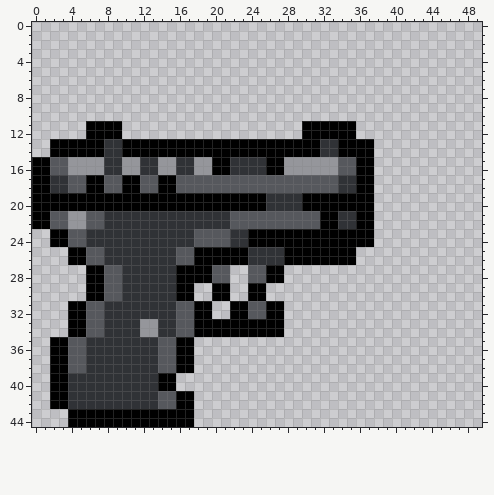
Two states of a pixel-art sprite, android/assets/armes/pistolet.png. The picture above is the old version.
The file is 50x45 pixels.
And afterwards:
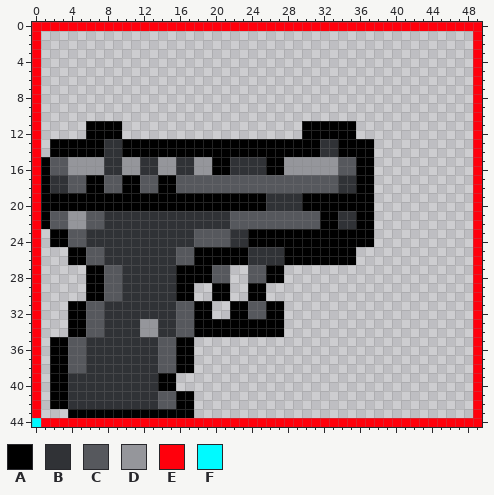
Palette (. is transparent): A #000000  B #303236  C #56585d  D #95969b  E #ff000c  F #00faff
Edits made:
y 0: x 0..49 .................................................. -> EEEEEEEEEEEEEEEEEEEEEEEEEEEEEEEEEEEEEEEEEEEEEEEEEE
y 1..14: x 0 . -> E; x 49 . -> E
y 15..22: x 0 A -> E; x 49 . -> E
y 23..43: x 0 . -> E; x 49 . -> E
y 44: x 0..49 ....AAAAAAAAAAAAAA................................ -> FEEEEEEEEEEEEEEEEEEEEEEEEEEEEEEEEEEEEEEEEEEEEEEEEE
